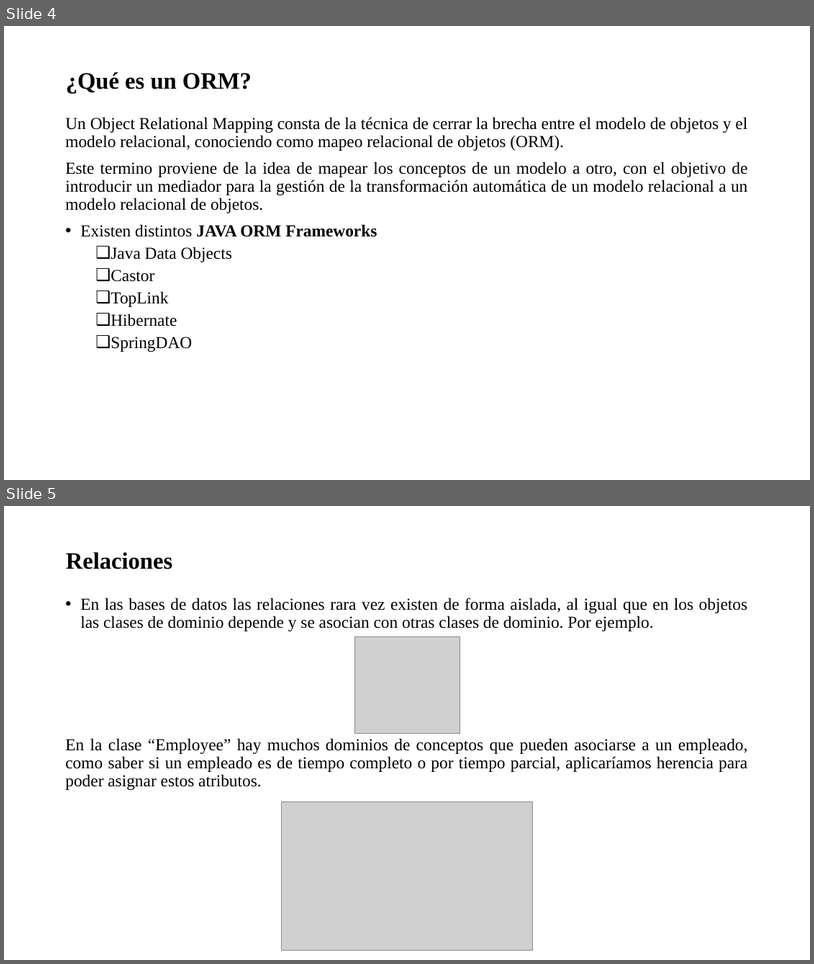
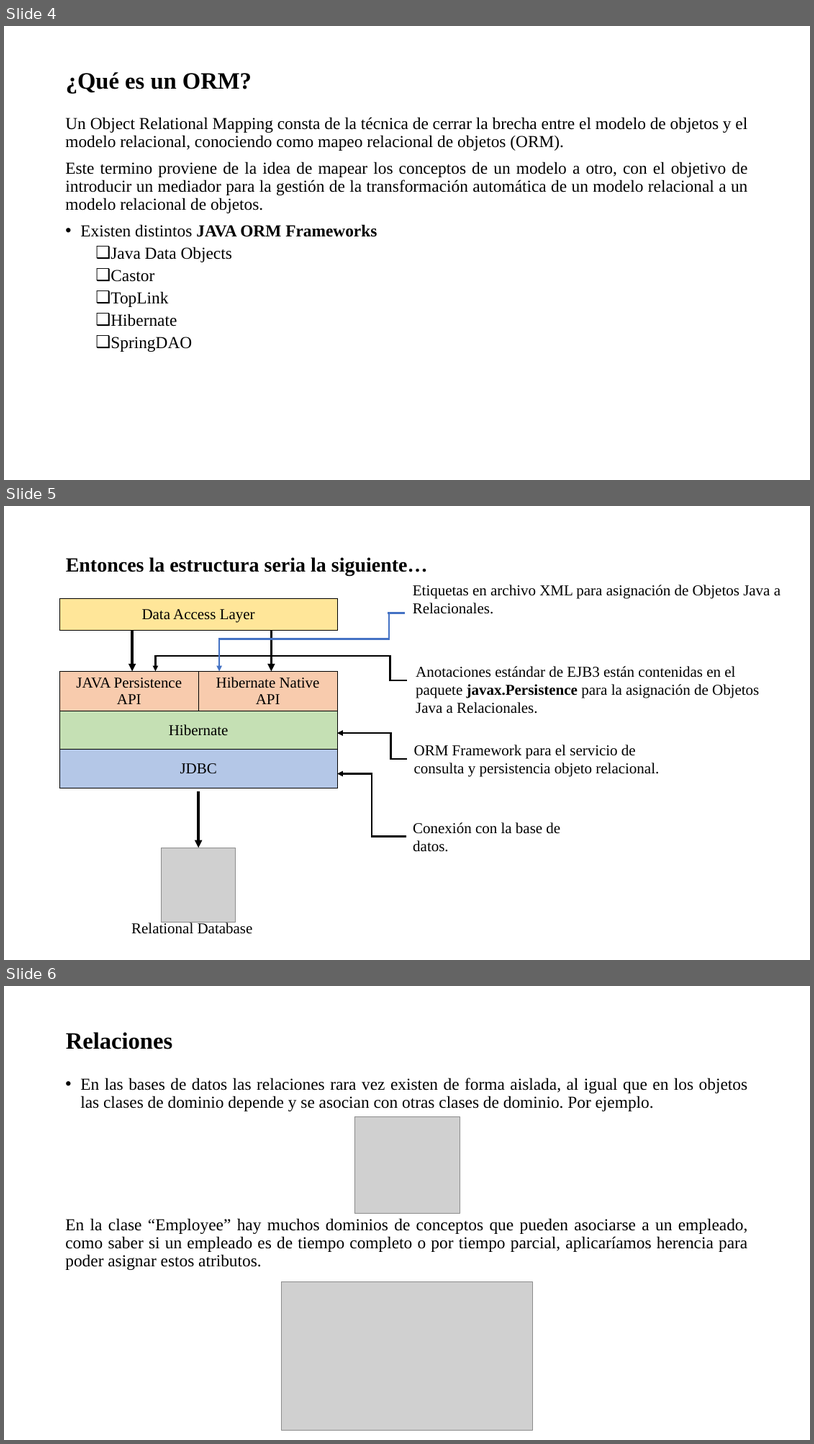
Before and after one commit to soycperez/jpa-concepts, a slide deck: JPA.pptx. Shown one above the other, each under a label of ours: slides 4 and 5 before the commit, slides 4, 5 and 6 after it. The pictures are 814x964 and 814x1444 pixels, drawn with LibreOffice and Linux fonts; fonts in the diff are those of the drawing; grey boxes stand for pictures; background and template pictures are left out. Boxes give left, top, right and bottom in pixels: in the first picture for what was removed or moved away, otherwise in the second. Text is boxed around its words. In the diff, an @@ line names an element or a change of style, - is before the commit and + after.

```diff
--- a/JPA.pptx
+++ b/JPA.pptx
@@ slide 5 added at [4, 506, 810, 960], background picture (left out) @@
@@ title added at [66, 557, 428, 576], 24 pt, text #000000, bold @@
+Entonces la estructura seria la siguiente…
@@ text added at [413, 584, 781, 614], 18 pt, text #000000 @@
+Etiquetas en archivo XML para asignación de Objetos Java a Relacionales.
@@ table added at [59, 599, 337, 630], 1 rows, 1 columns @@
+Data Access Layer
@@ group added at [218, 613, 405, 671]: 3 lines, 1 arrow @@
@@ line added from (154, 656) to (391, 656), #000000 2.25 pt @@
@@ arrow added from (156, 656) to (156, 671), #000000 2.25 pt @@
@@ line added from (390, 656) to (390, 682), #000000 2.25 pt @@
@@ table added at [59, 671, 338, 791], 3 rows, 2 columns @@
+JAVA Persistence API | Hibernate Native API
+Hibernate | 
+JDBC | 
@@ text added at [416, 666, 759, 713], 18 pt, text #000000 @@
+Anotaciones estándar de EJB3 están contenidas en el paquete javax.Persistence para la asignación de Objetos Java a Relacionales.
@@ line added from (391, 680) to (407, 680), #000000 2.25 pt @@
@@ arrow added from (391, 733) to (337, 733), #000000 2.25 pt @@
@@ line added from (391, 731) to (391, 758), #000000 2.25 pt @@
@@ line added from (390, 759) to (407, 759), #000000 2.25 pt @@
@@ text added at [414, 744, 659, 777], 18 pt, text #000000 @@
+ORM Framework para el servicio de consulta y persistencia objeto relacional.
@@ elbow arrow added from (406, 836) to (337, 773), #000000 2.25 pt @@
@@ text added at [413, 822, 561, 852], 18 pt, text #000000 @@
+Conexión con la base de datos.
@@ group added at [131, 630, 271, 934]: 3 arrows, 1 text, 1 picture @@
+Relational Database
@@ what was slide 5 is now slide 6 @@
```
Also in this commit, not shown: 2 slides changed, 3 other slides added, 3 slides removed.
